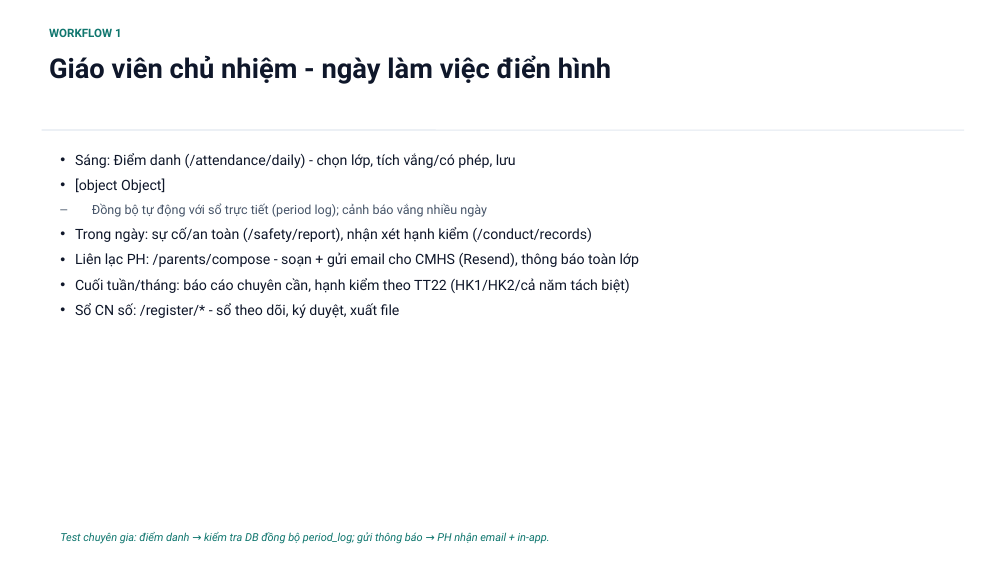
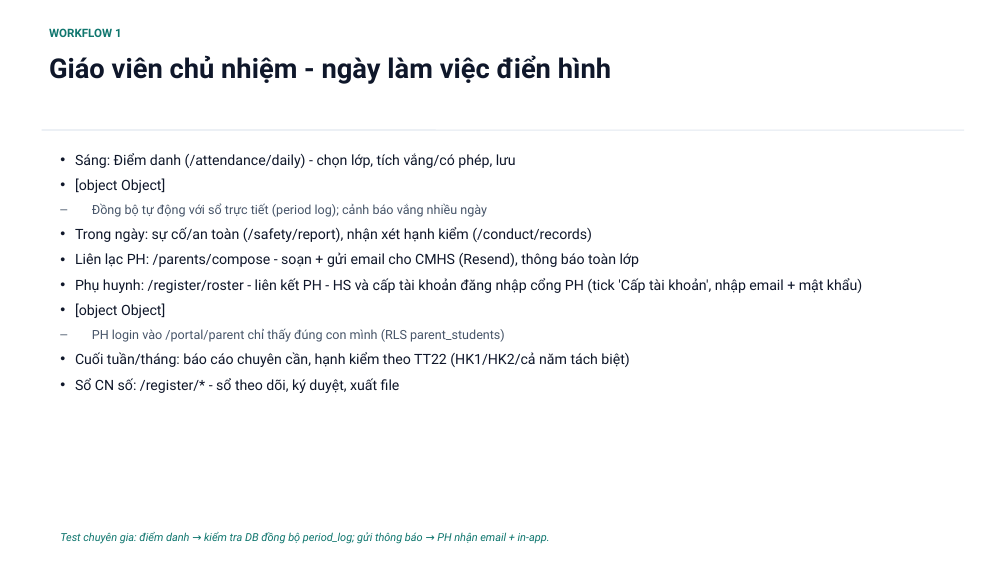
Before and after one commit to saintzzz/so-chu-nhiem-so, a slide deck: slide 5 of docs/handover/USER-GUIDE-vieschool.pptx. Drawn at 1008x567 pixels with LibreOffice and Linux fonts; fonts in the diff are those of the drawing. Boxes give left, top, right and bottom in pixels: in the first picture for what was removed or moved away, otherwise in the second. Text is boxed around its words. In the diff, an @@ line names an element or a change of style, - is before the commit and + after.

```diff
--- a/docs/handover/USER-GUIDE-vieschool.pptx
+++ b/docs/handover/USER-GUIDE-vieschool.pptx
@@ text at [75,278,862,342]: paragraphs added @@
+• Phụ huynh: /register/roster - liên kết PH - HS và cấp tài khoản đăng nhập cổng PH (tick 'Cấp tài khoản', nhập email + mật khẩu)
+• [object Object]
+– PH login vào /portal/parent chỉ thấy đúng con mình (RLS parent_students)
```
Also in this commit, not shown: 2 other slides changed, 1 slide added, 1 other file.
